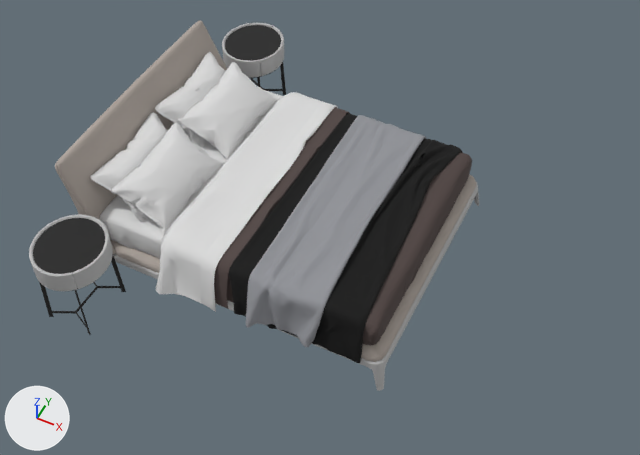
An edit to the FBX model Assets/VRRoom/3D MODEL/chuang1/chuang.FBX, drawn before and after from the same camera.
Camera for both pictures: a 50 mm lens placed at (1.23, -3.45, 4.67), pointed at (-0.47, -0.05, 0.42). The lights are fixed; the arrows at lower left show +X, +Y and +Z. Where no turn or scale is listed for an object, it has been applied to the vertices. Vertices at the same position are counted once.

Objects in the first picture: 'Beitao_A', 'Beitao_B', 'Chuangtou', 'Zhentou_A', 'Zhentou_B', 'xiadele_Kelly_Base', 'xiadele_Kelly_Blanket', 'xiadele_Kelly_NightTable', 'xiadele_Kelly_NightTable001', 'xiadele_Kelly_Pillows', 'xiadele_Kelly_Plaid_01'.
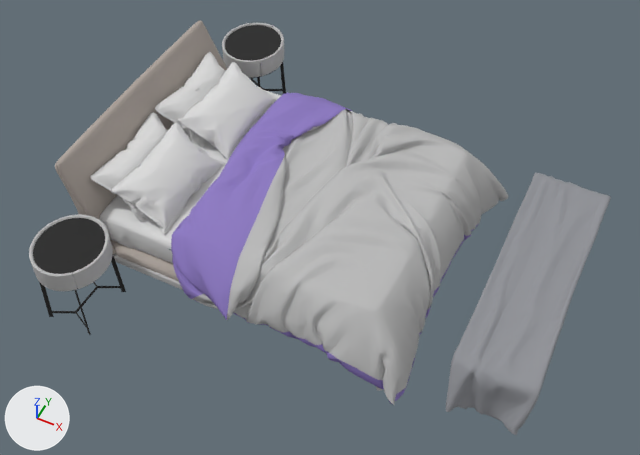
The change in detail:
Material 'Brast' (mat_brast) is new.
Its base color is (0.498, 0.498, 0.498) (grey #bbbbbb).
Its roughness is 0.896.
Material 'clotha' (mat_clotha) is new.
Its base color is (0.267, 0.192, 0.545) (purple #8d79c3).
Its roughness is 0.896.
me_mesh_002 is used by ob_xiadele_kelly_blanket; location (-0.751, 0.094, 0.424).
me_mesh_002 had 2249 vertices, 3968 faces and spanned x -0.98..0.98, y -0.94..0.94, z -0.16..0.17.
me_mesh_002 no longer uses material mat_kelly_blanket_black (brown #514542).
me_mesh_002 now has 561 vertices, 990 faces and spans x -0.98..-0.21, y -0.81..0.81, z -0.12..0.14.
me_mesh_002 part 1: 9 loose pieces with 1603 vertices, spanning x -0.45..0.98, y -0.94..0.94, z -0.16..0.17, are deleted.
me_mesh_002 part 2: the surface is now shaded flat.
Mesh me_mesh_009_1 is new.
It has 5113 vertices, 9999 faces and spans x -0.2..1.34, y -0.95..1.05, z -0.54..-0.02.
It uses material mat_brast (grey #bbbbbb).
Mesh me_mesh_010_1 is new.
It has 2595 vertices, 5000 faces and spans x -0.37..1.33, y -0.95..1.05, z -0.54..-0.01.
It uses material mat_clotha (purple #8d79c3).
Object 'Beitao_B' (ob_beitao_b) is deleted.
Object 'xiadele_Kelly_Plaid_01' (ob_xiadele_kelly_plaid_01) moves from (-0.38, 0.076, 0.436) to (0.892, 0.076, 0.436).
Object 'Beitao_A' (ob_beitao_a) is deleted.
Object 'beitaoA' (ob_beitaoa) is new; it shows me_mesh_009_1.
Its location is (-0.854, 0.028, 0.694).
Object 'beitaoB' (ob_beitaob) is new; it shows me_mesh_010_1.
Its location is (-0.854, 0.028, 0.694).

What differs and where, as boxes [x1, y1, x2, y2] in the pictures (640 x 455 px):
'beitaoA', added: after [192, 109, 508, 405]
'xiadele_Kelly_Plaid_01', moved: before [246, 115, 426, 347]; after [446, 172, 611, 435]
'beitaoB', added (purple): after [171, 92, 478, 404]
'Beitao_B', deleted: before [156, 92, 338, 312]
'Beitao_A', deleted: before [229, 113, 463, 363]
part 1 of me_mesh_002, deleted: before [214, 107, 472, 345]
'xiadele_Kelly_Base', unchanged, covered by the edit: before [55, 20, 479, 391]; after [55, 20, 383, 391]
